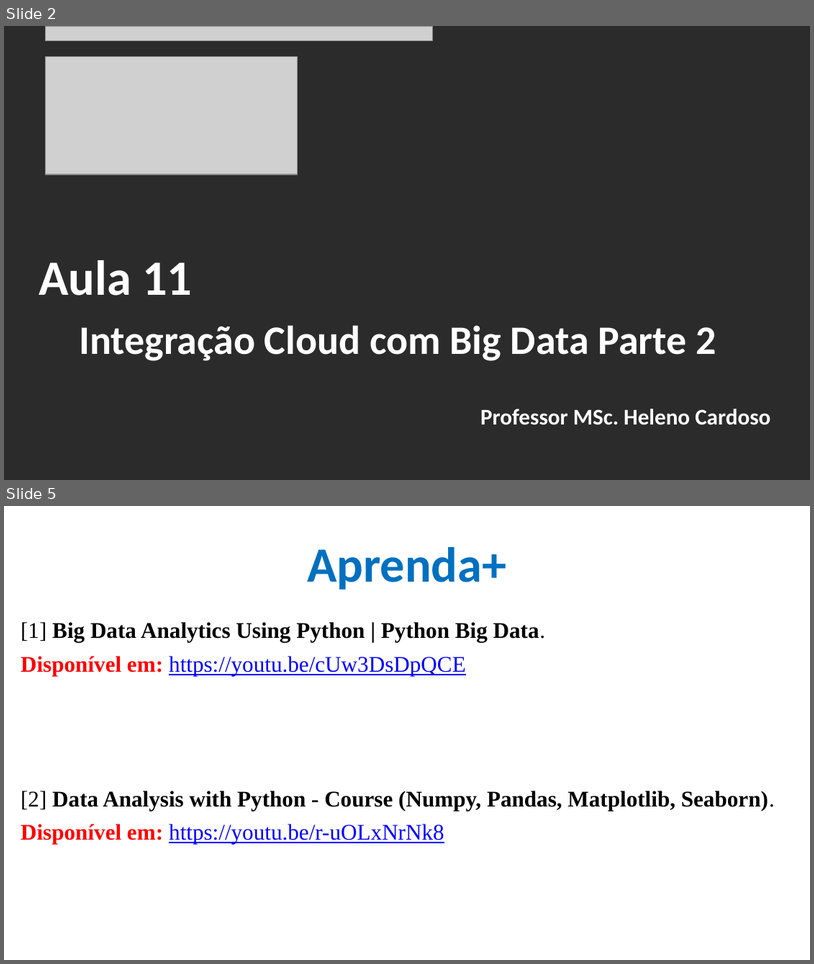
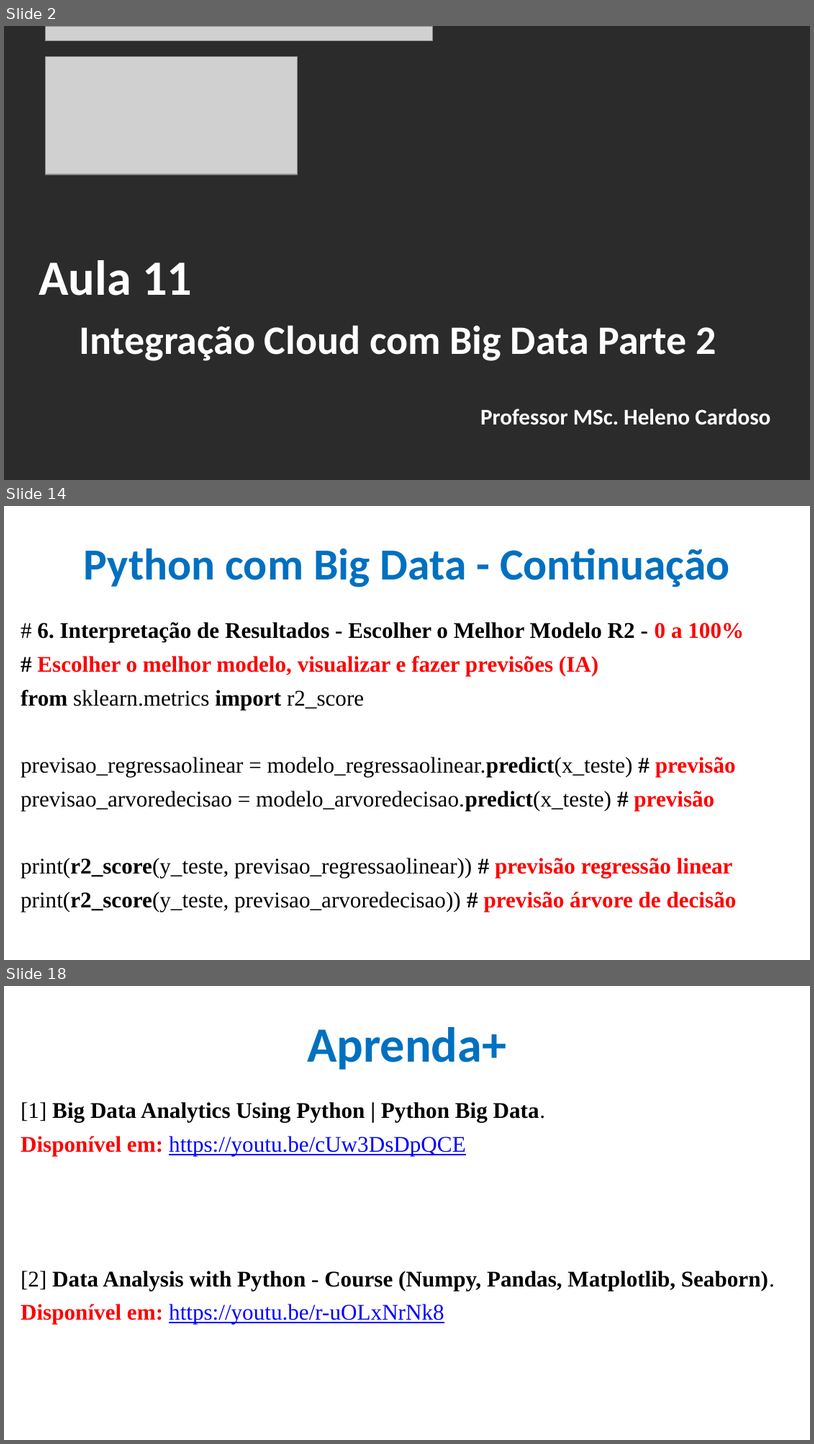
Before and after one commit to CloudEducationBrazil/WydenArea1AplicacaoCloudIndustria40Python, a slide deck: 01 Classes/Aula 11 - Aplicação Cloud Indústria 40 Python Integração Cloud Big Data Parte 2.pptx. Shown one above the other, each under a label of ours: slides 2 and 5 before the commit, slides 2, 14 and 18 after it; the slides between them are not shown. The pictures are 814x964 and 814x1444 pixels, drawn with LibreOffice and Linux fonts; fonts in the diff are those of the drawing; grey boxes stand for pictures; background and template pictures are left out; a plain dark background stands for a picture behind light text. Boxes give left, top, right and bottom in pixels: in the first picture for what was removed or moved away, otherwise in the second. Text is boxed around its words. In the diff, an @@ line names an element or a change of style, - is before the commit and + after.

Commit message:
Aula 11 Cloud IoT Python 29maio2023

```diff
--- a/01 Classes/Aula 11 - Aplicação Cloud Indústria 40 Python Integração Cloud Big Data Parte 2.pptx
+++ b/01 Classes/Aula 11 - Aplicação Cloud Indústria 40 Python Integração Cloud Big Data Parte 2.pptx
@@ slide 14 added at box(4, 506, 810, 960), background picture (left out) @@
@@ title added at box(84, 548, 730, 587), 39.6 pt, text #0070C0, bold @@
+Python com Big Data - Continuação
@@ text added at box(21, 622, 744, 911), 20 pt, text #000000, bold @@
+# 6. Interpretação de Resultados - Escolher o Melhor Modelo R2 - 0 a 100%
+# Escolher o melhor modelo, visualizar e fazer previsões (IA)
+from sklearn.metrics import r2_score
+previsao_regressaolinear = modelo_regressaolinear.predict(x_teste) # previsão
+previsao_arvoredecisao = modelo_arvoredecisao.predict(x_teste) # previsão
+print(r2_score(y_teste, previsao_regressaolinear)) # previsão regressão linear
+print(r2_score(y_teste, previsao_arvoredecisao)) # previsão árvore de decisão
@@ what was slide 5 is now slide 18 @@
```
Also in this commit, not shown: 3 slides changed, 12 other slides added, 14 other files.
